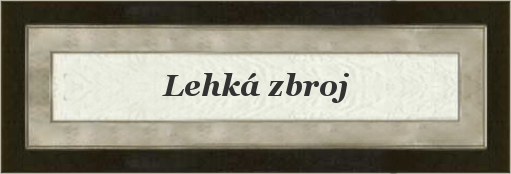
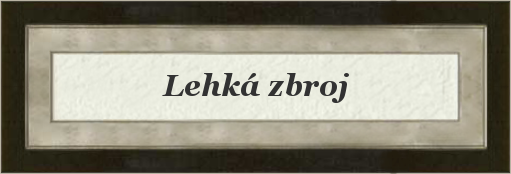
Two versions of the same layered image (511px x 174px). Layer-by-layer changes:
painted on "Card" over [30, 33, 488, 141]
